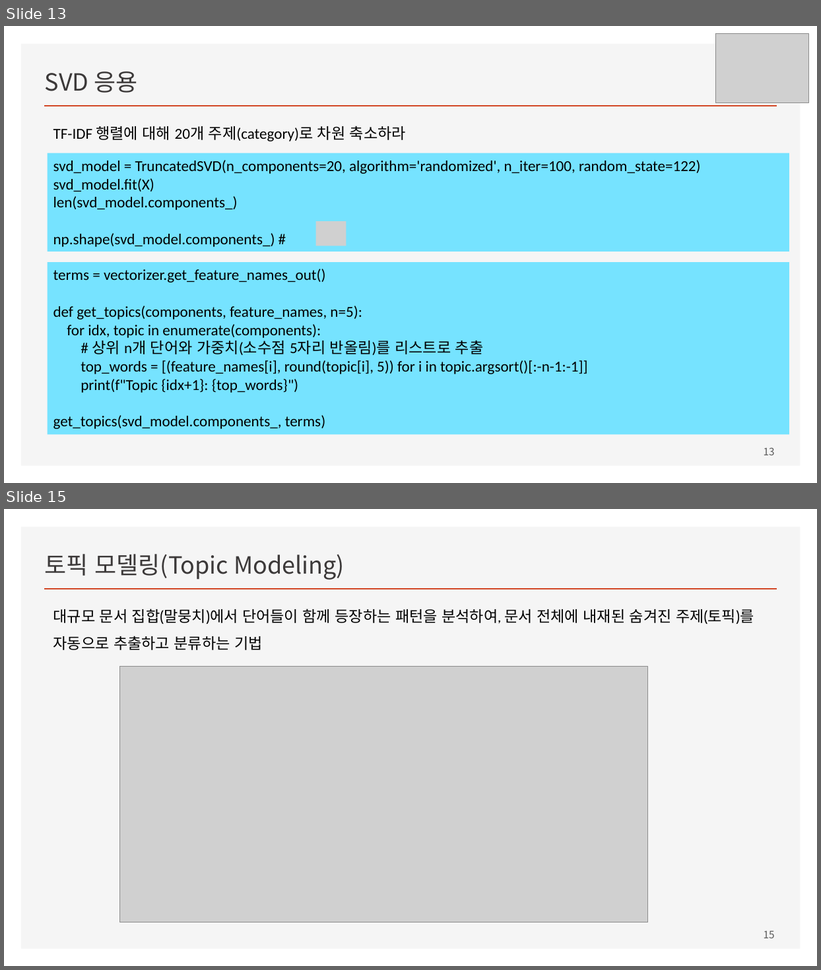
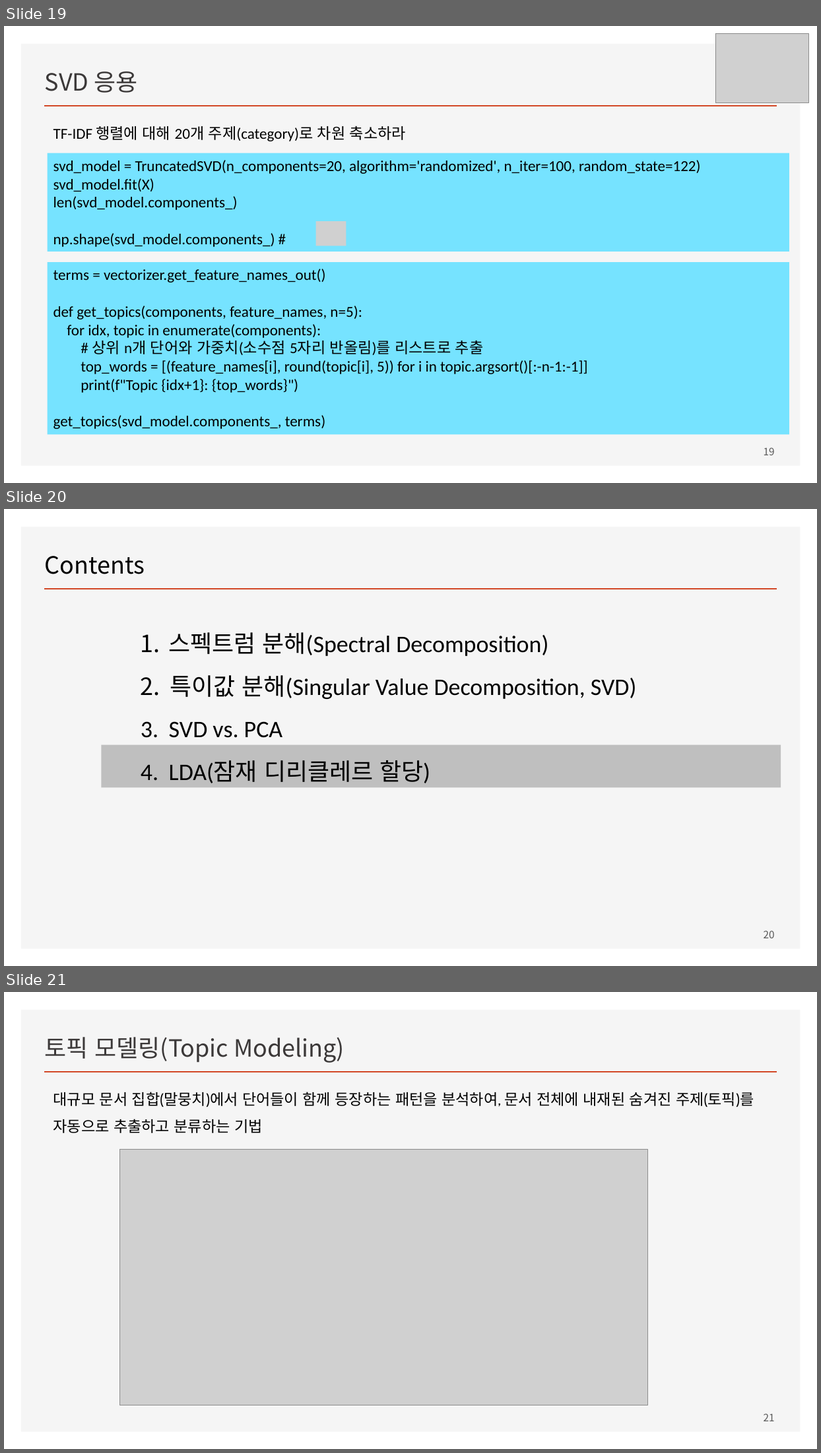
Before and after one commit to ancestor9/mathematics-for-machine-learning, a slide deck: Linear_Algebra/w9_Topic Modeling.pptx. Shown one above the other, each under a label of ours: slides 13 and 15 before the commit, slides 19, 20 and 21 after it; the slides between them are not shown. The pictures are 821x970 and 821x1453 pixels, drawn with LibreOffice and Linux fonts; fonts in the diff are those of the drawing; grey boxes stand for pictures. Boxes give left, top, right and bottom in pixels: in the first picture for what was removed or moved away, otherwise in the second. Text is boxed around its words. In the diff, an @@ line names an element or a change of style, - is before the commit and + after.

```diff
--- a/Linear_Algebra/w9_Topic Modeling.pptx
+++ b/Linear_Algebra/w9_Topic Modeling.pptx
@@ slide 20 added at (x1=4, y1=509, x2=817, y2=966), background #FFFFFF; not listed: 2 template elements that a slide beside it also shows @@
@@ title added at (x1=45, y1=556, x2=145, y2=574), 28 pt, text #000000 @@
+Contents
@@ text added at (x1=169, y1=632, x2=637, y2=784), 28 pt, text #000000 @@
+1. 스펙트럼 분해(Spectral Decomposition)
+2. 특이값 분해(Singular Value Decomposition, SVD)
+3. SVD vs. PCA
+4. LDA(잠재 디리클레르 할당)
@@ rectangle added at (x1=101, y1=745, x2=781, y2=788), fill #BFBFBF @@
@@ page number added at (x1=764, y1=931, x2=775, y2=939), 12 pt, text #595959 @@
+20
@@ what was slide 13 is now slide 19 @@
@@ page number at (x1=764, y1=448, x2=775, y2=456): text changed @@
-13
+19
@@ what was slide 15 is now slide 21 @@
@@ page number at (x1=764, y1=1414, x2=775, y2=1422): text changed @@
-15
+21
```
Also in this commit, not shown: 7 slides changed, 5 other slides added.
